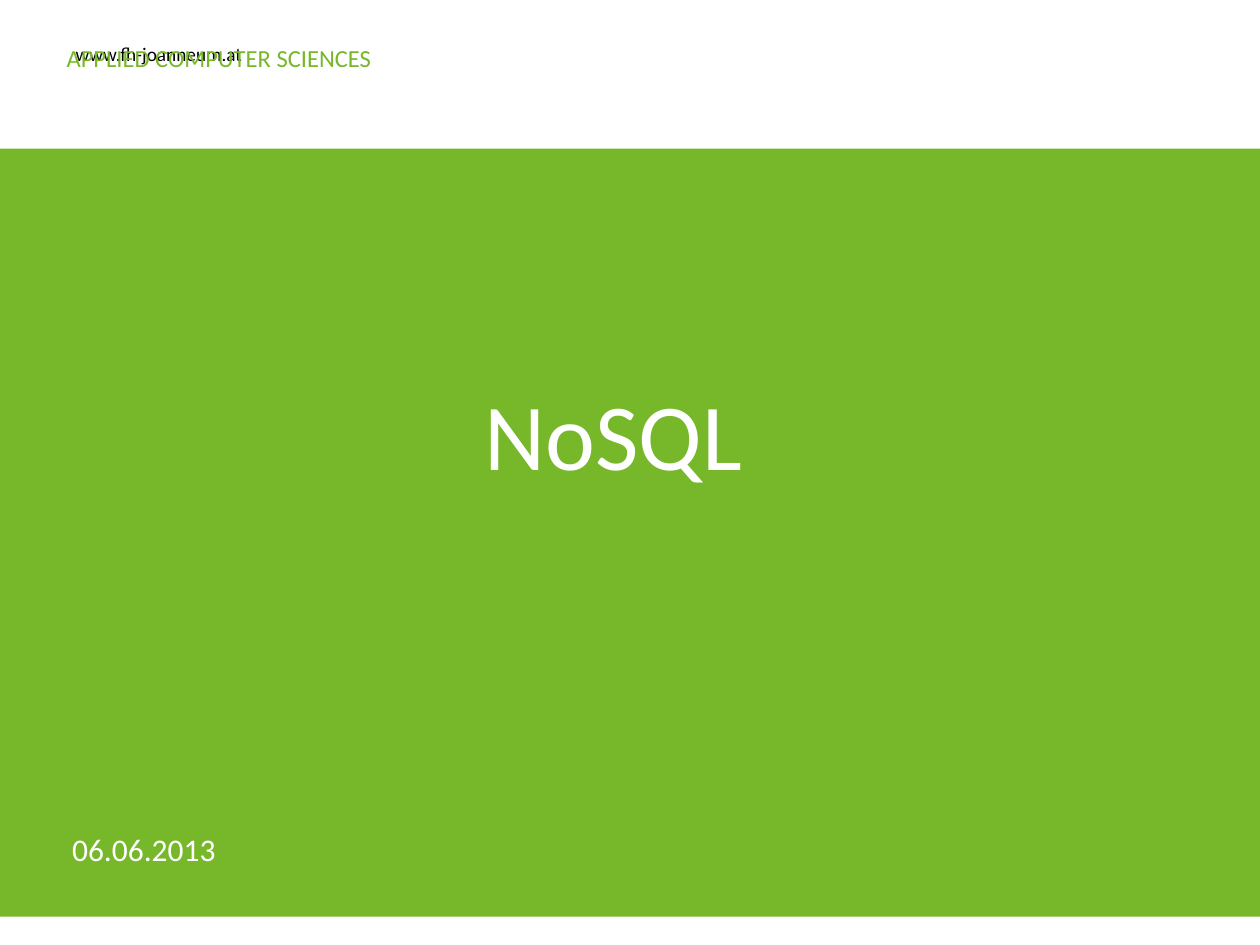
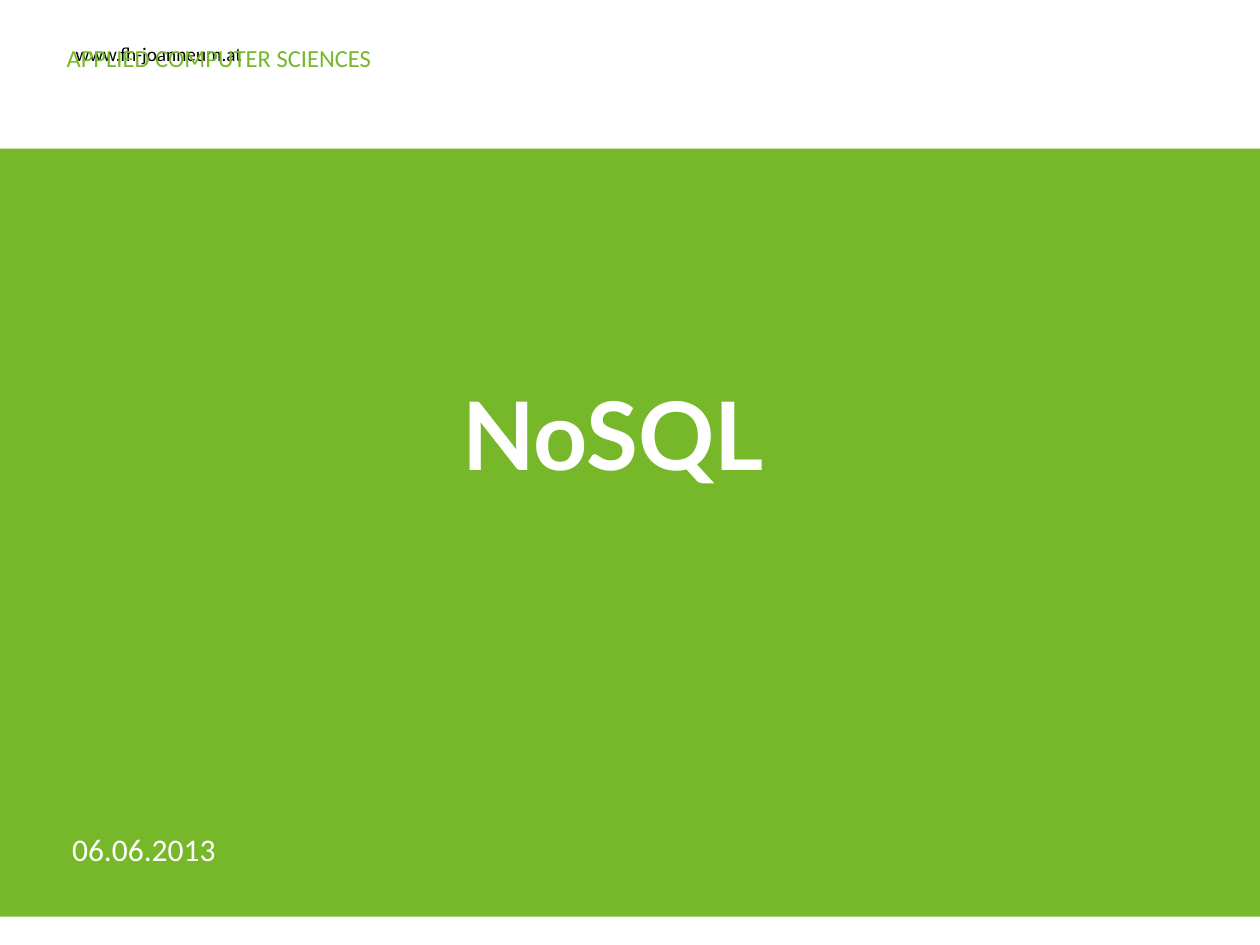
Before and after one commit to Ravenlord/guest-lecture-nosql, a slide deck: slide 1 of Presentation/FHJ_guest_lecture_nosql.pptx. Drawn at 1260x945 pixels with LibreOffice and Linux fonts; fonts in the diff are those of the drawing; background and template pictures are left out. Boxes give left, top, right and bottom in pixels: in the first picture for what was removed or moved away, otherwise in the second. Text is boxed around its words. In the diff, an @@ line names an element or a change of style, - is before the commit and + after.

```diff
--- a/Presentation/FHJ_guest_lecture_nosql.pptx
+++ b/Presentation/FHJ_guest_lecture_nosql.pptx
@@ text "NoSQL" at <box>463,401,764,484</box>: font Calibri to Lato, bold on @@
```
Also in this commit, not shown: 9 other slides changed, 11 slides added.
